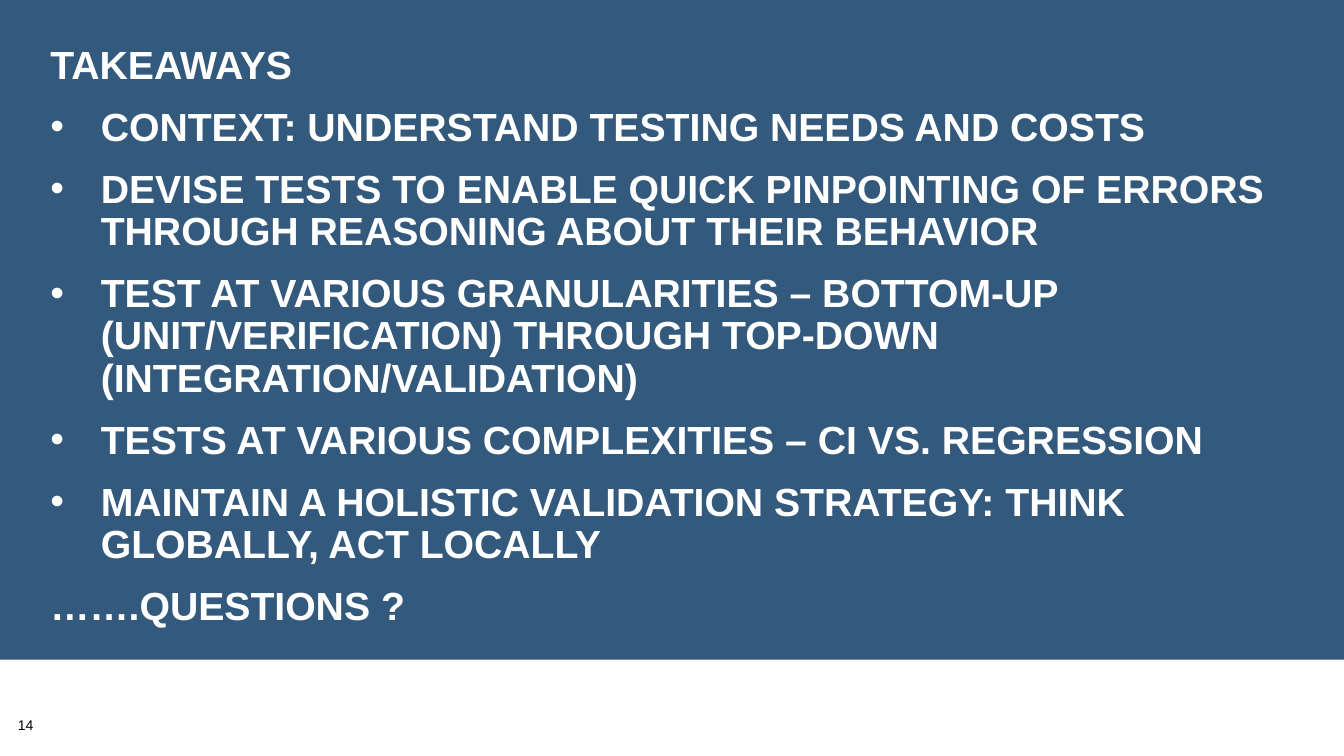
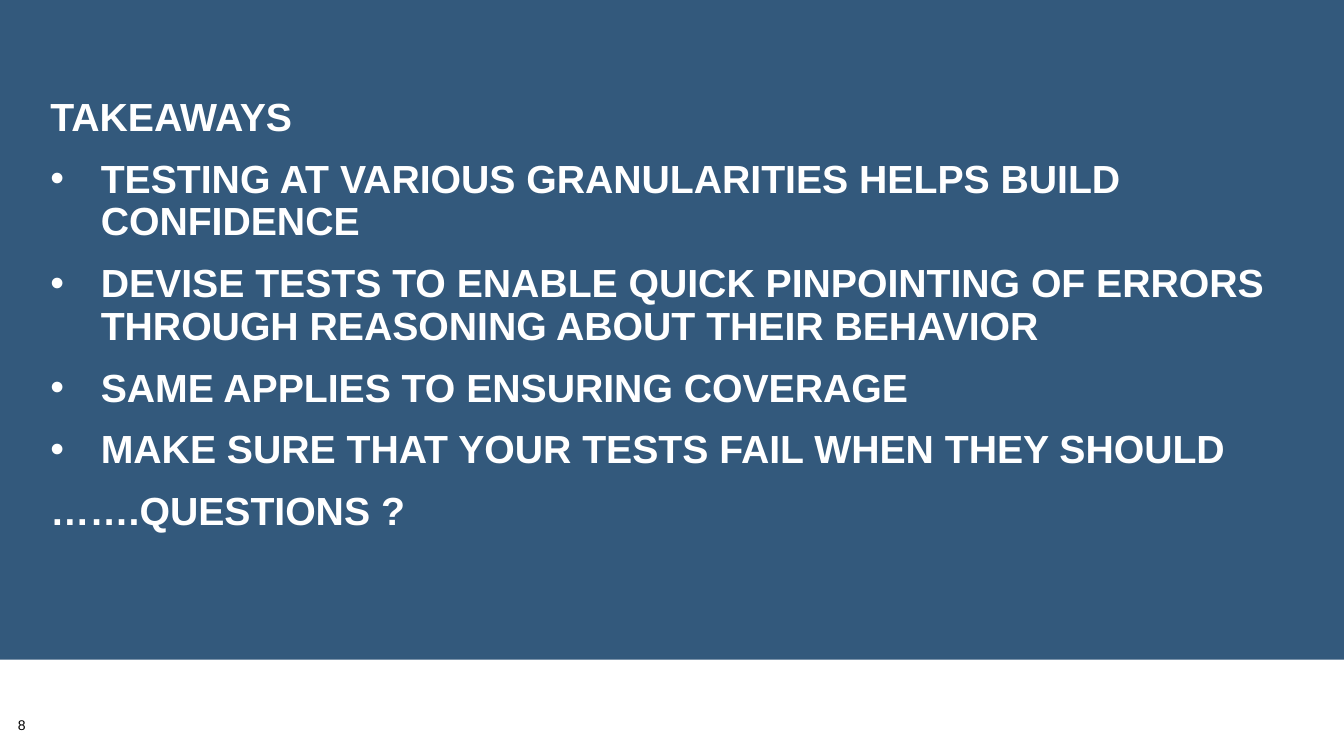
Before and after one commit to bssw-tutorial/presentations, a slide deck: slide 8 of final-presentations/2021-04-12-ecpam/03-testing2.pptx (slide 14 before the commit). Drawn at 1344x756 pixels with LibreOffice and Linux fonts; fonts in the diff are those of the drawing; background and template pictures are left out. Boxes give left, top, right and bottom in pixels: in the first picture for what was removed or moved away, otherwise in the second. Text is boxed around its words. In the diff, an @@ line names an element or a change of style, - is before the commit and + after.

```diff
--- a/final-presentations/2021-04-12-ecpam/03-testing2.pptx
+++ b/final-presentations/2021-04-12-ecpam/03-testing2.pptx
@@ text at [101,165,1121,236]: text changed @@
-• CONTEXT: UNDERSTAND TESTING NEEDS AND COSTS
+• TESTING AT VARIOUS GRANULARITIES HELPS BUILD CONFIDENCE
@@ text at [101,374,1224,464]: text changed @@
-• TEST AT VARIOUS GRANULARITIES – BOTTOM-UP (UNIT/VERIFICATION) THROUGH TOP-DOWN (INTEGRATION/VALIDATION)
-• TESTS AT VARIOUS COMPLEXITIES – CI VS. REGRESSION
-• MAINTAIN A HOLISTIC VALIDATION STRATEGY: THINK GLOBALLY, ACT LOCALLY
+• SAME APPLIES TO ENSURING COVERAGE
+• MAKE SURE THAT YOUR TESTS FAIL WHEN THEY SHOULD
@@ page number at [18,720,26,730]: text changed @@
-14
+8
```
Also in this commit, not shown: 7 other slides changed, 7 slides removed, 1 other file.
